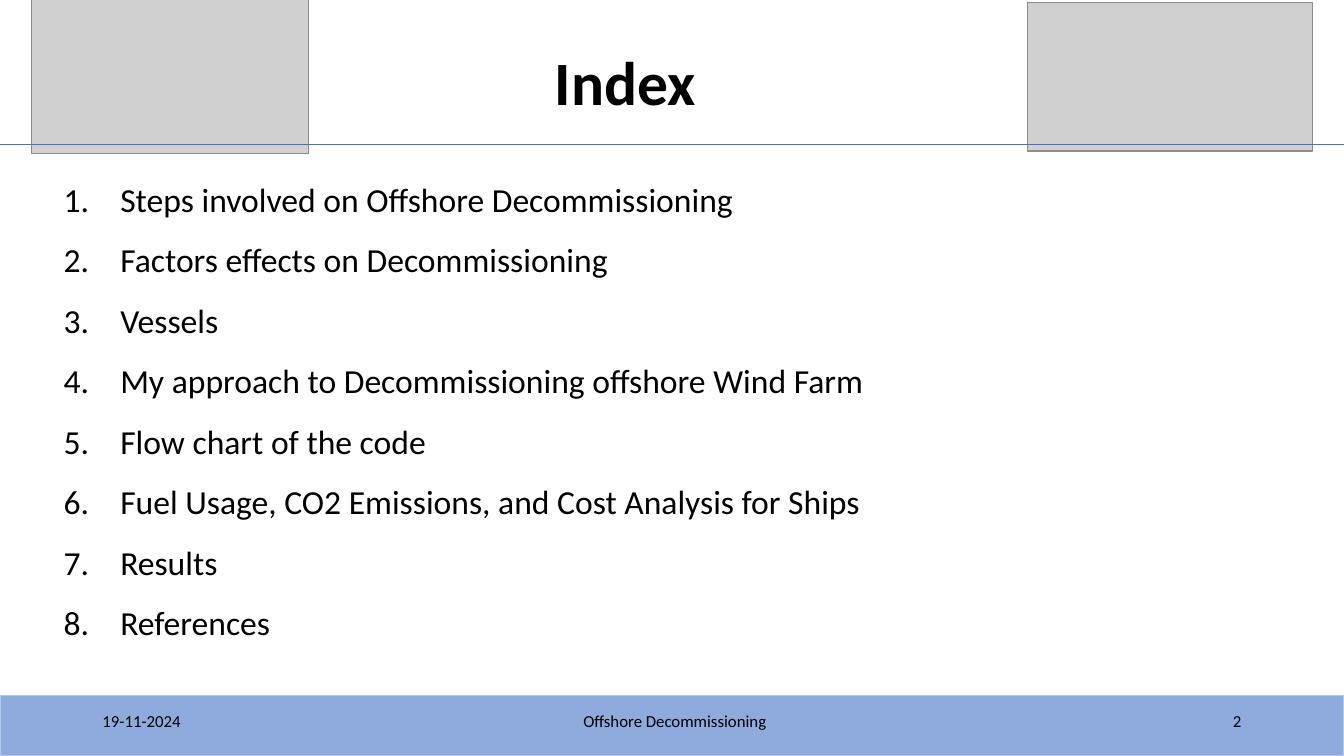
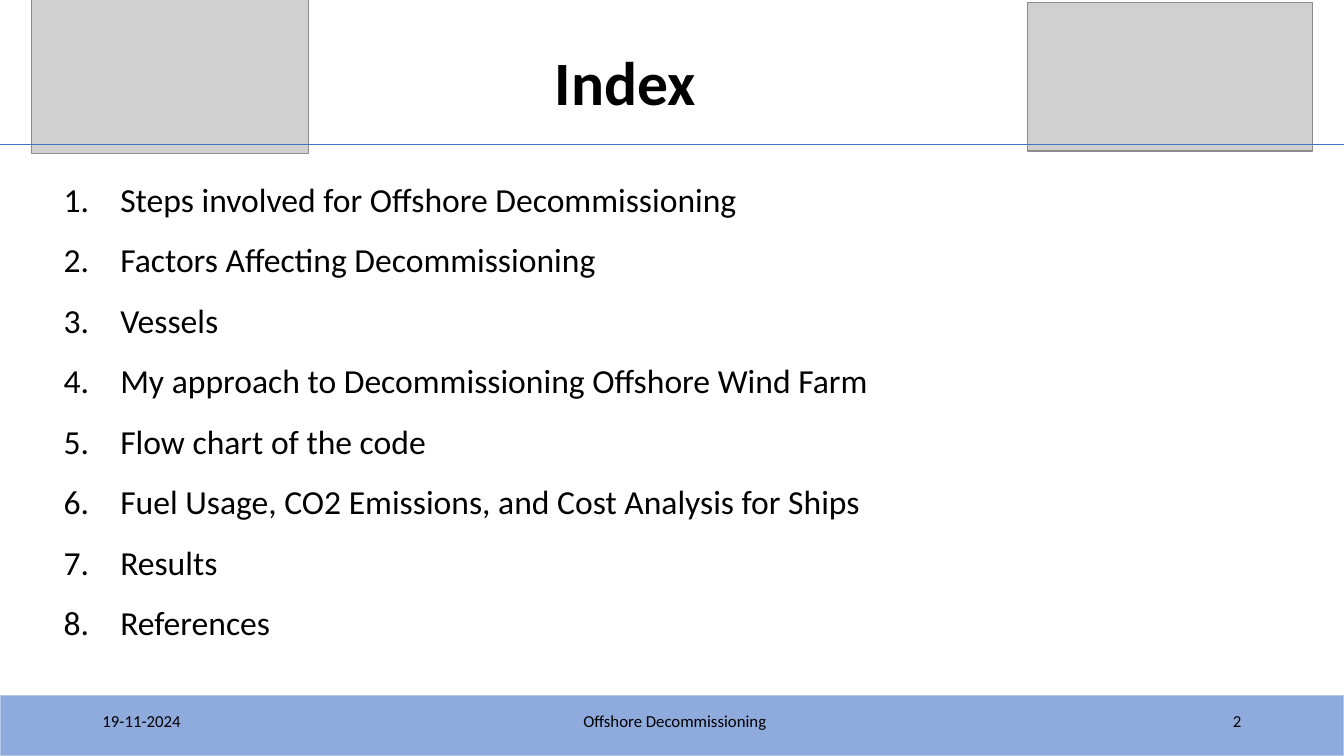
Before and after one commit to KSoni1505/Fraunhofer_IWES_Interview_Task_Offshore-Decommissioning, a slide deck: slide 2 of IWES/IWES_Task.pptx. Drawn at 1344x756 pixels with LibreOffice and Linux fonts; fonts in the diff are those of the drawing; grey boxes stand for pictures. Boxes give left, top, right and bottom in pixels: in the first picture for what was removed or moved away, otherwise in the second. Text is boxed around its words. In the diff, an @@ line names an element or a change of style, - is before the commit and + after.

```diff
--- a/IWES/IWES_Task.pptx
+++ b/IWES/IWES_Task.pptx
@@ text at box(120, 188, 736, 278): text changed @@
-1. Steps involved on Offshore Decommissioning
-2. Factors effects on Decommissioning
+1. Steps involved for Offshore Decommissioning
+2. Factors Affecting Decommissioning
@@ text at box(120, 369, 867, 399): text changed @@
-4. My approach to Decommissioning offshore Wind Farm
+4. My approach to Decommissioning Offshore Wind Farm
```
Also in this commit, not shown: 4 other slides changed.
